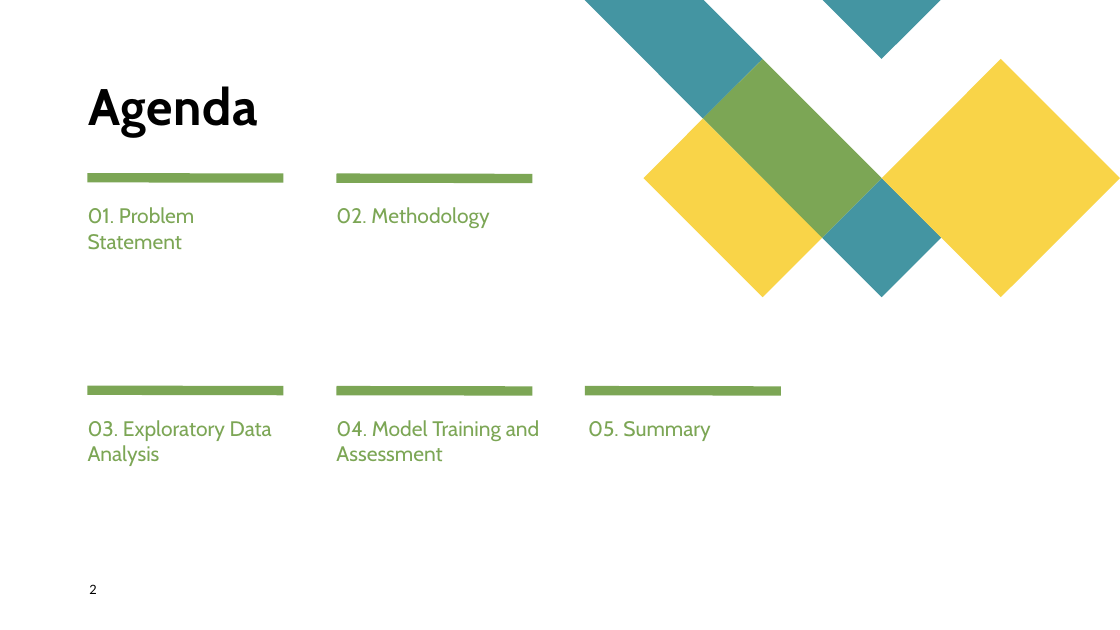
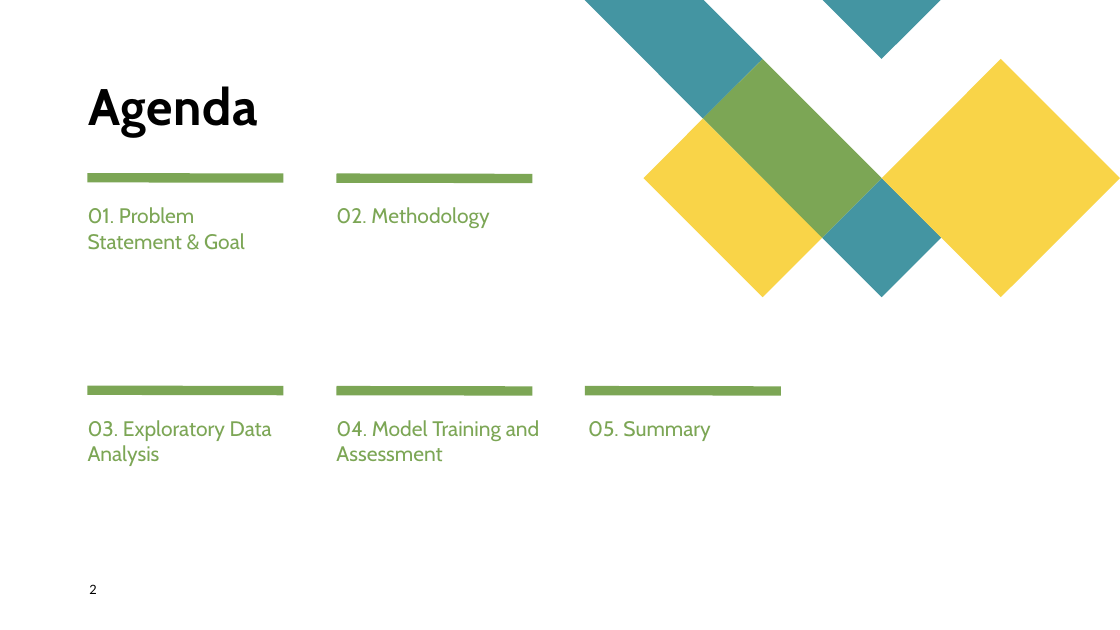
Before and after one commit to AJAnujsharma/LeadScoringCaseStudy, a slide deck: slide 2 of Lead Score Assignment.pptx. Drawn at 1120x630 pixels with LibreOffice and Linux fonts; fonts in the diff are those of the drawing. Boxes give left, top, right and bottom in pixels: in the first picture for what was removed or moved away, otherwise in the second. Text is boxed around its words. In the diff, an @@ line names an element or a change of style, - is before the commit and + after.

```diff
--- a/Lead Score Assignment.pptx
+++ b/Lead Score Assignment.pptx
@@ text at [88, 207, 245, 250]: text changed @@
-01. Problem Statement
+01. Problem Statement & Goal
```
Also in this commit, not shown: 4 other slides changed, 1 slide added, 1 slide removed.
